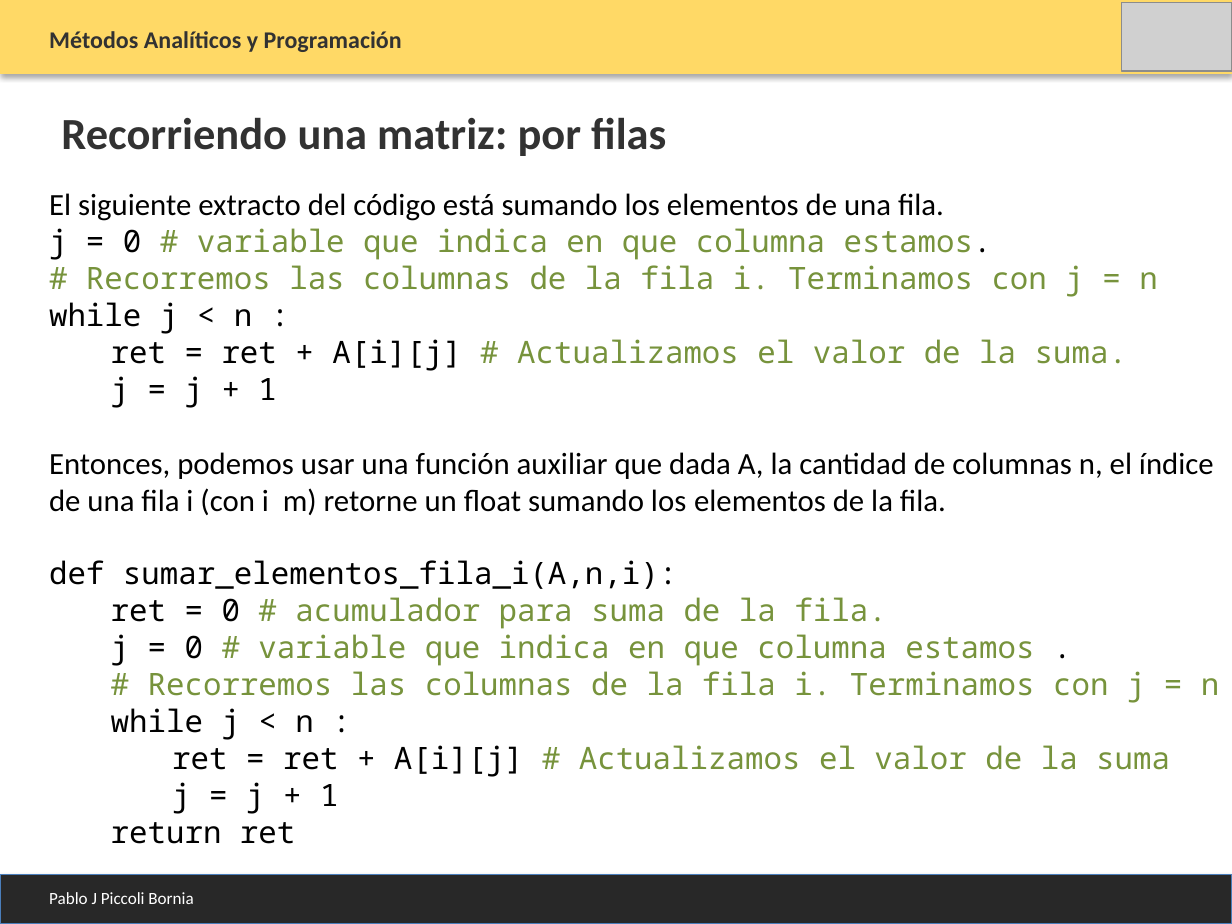
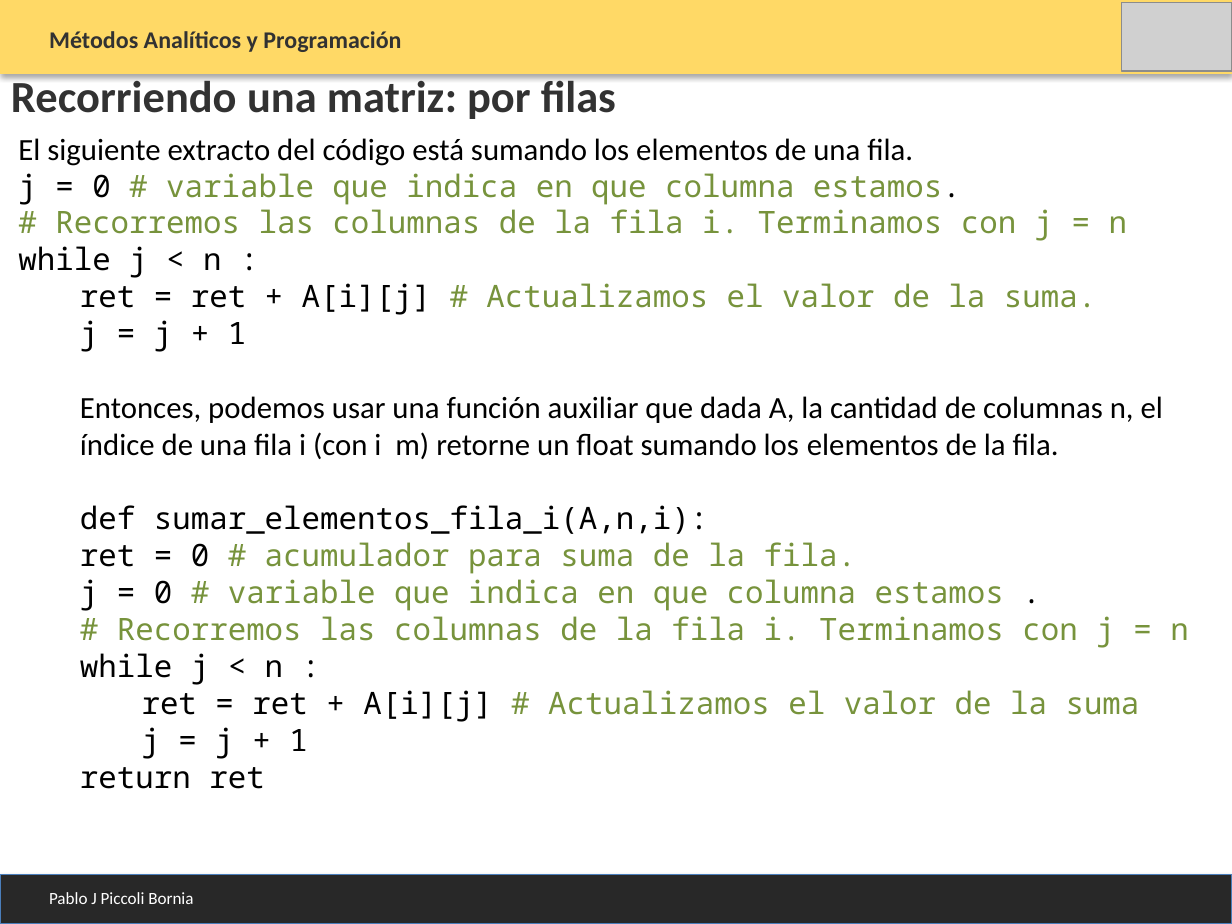
Before and after one commit to PabloPicc/MAyP_2026_1S, a slide deck: slide 10 of clases_teoricas_2026/Clase_9_Matrices.pptx. Drawn at 1232x924 pixels with LibreOffice and Linux fonts; fonts in the diff are those of the drawing; grey boxes stand for pictures. Boxes give left, top, right and bottom in pixels: in the first picture for what was removed or moved away, otherwise in the second. Text is boxed around its words. In the diff, an @@ line names an element or a change of style, - is before the commit and + after.

```diff
--- a/clases_teoricas_2026/Clase_9_Matrices.pptx
+++ b/clases_teoricas_2026/Clase_9_Matrices.pptx
@@ text "Recorriendo una matriz: por filas" rewrapped from (61, 117, 666, 156) to (11, 75, 616, 119) @@
@@ text "El siguiente extracto del código ...": place and size @@
-text "El siguiente extracto del código ..." at (49, 193, 1219, 844)
+text "El siguiente extracto del código ..." at (18, 138, 1188, 789)
@@ text at (80, 283, 1188, 789): list level 2 to 1 in "ret = ret + A[i][j] ..."; list level 2 to 1 in "j = j + 1"; list level 2 to 1 in "ret = 0 # acumulador ..."; list level 2 to 1 in "j = 0 # variable ..."; list level 2 to 1 in "# Recorremos las columnas de ..."; list level 2 to 1 in "while j < n :"; list level 3 to 1 in "ret = ret + A[i][j] ..."; list level 3 to 1 in "j = j + 1"; list level 2 to 1 in "return ret" @@
@@ rectangle at (0, 875, 1232, 924): outline #4B7EBC 0.75 pt to #4A7EBB 0.75 pt @@
```
Also in this commit, not shown: 13 other slides changed, 28 other files.
